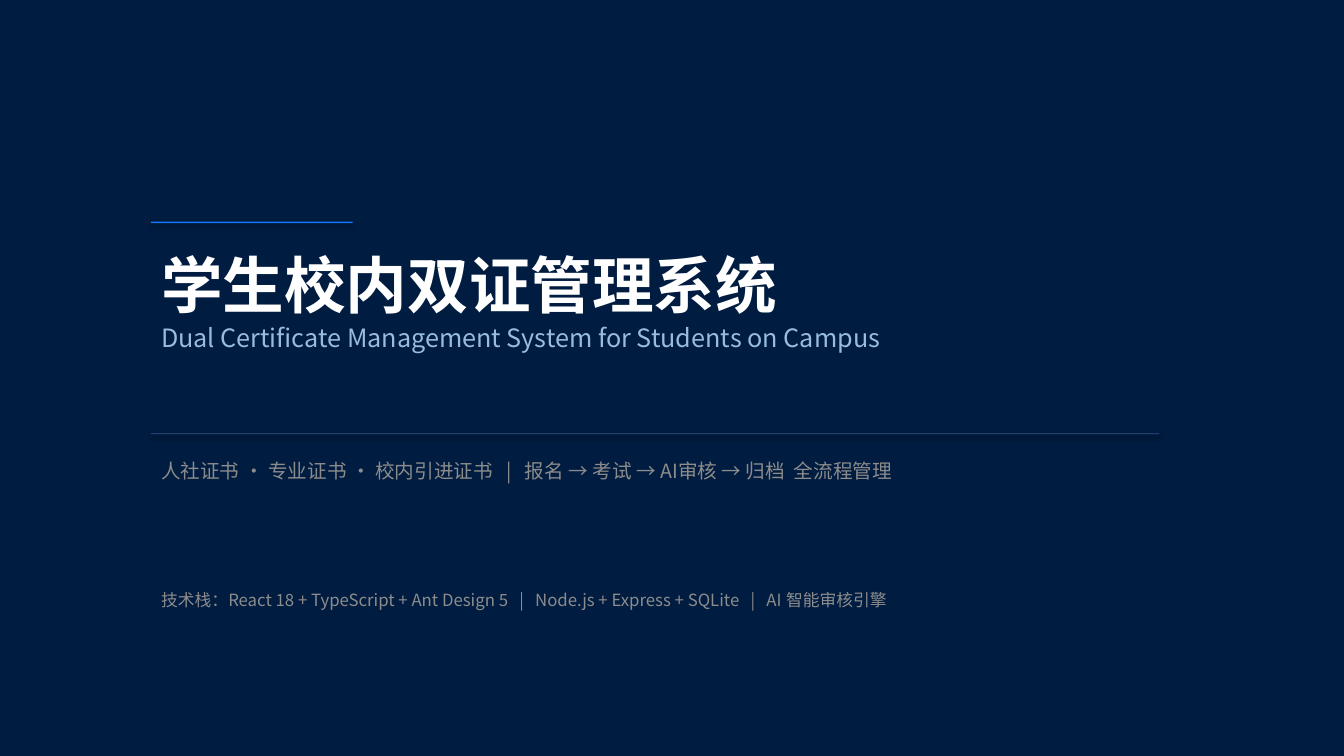
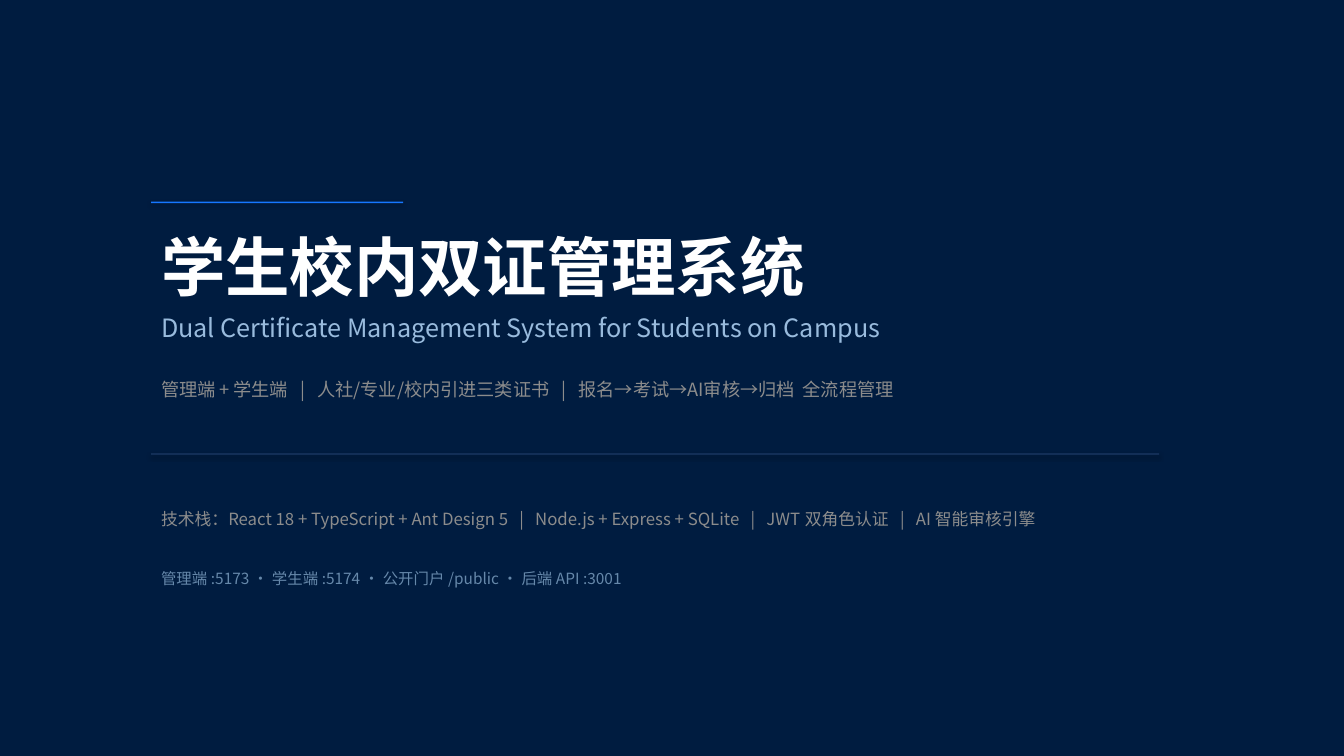
Before and after one commit to wangxiaolong0907/Dual-Certificate-Management-for-Students-on-Campus, a slide deck: slide 1 of 学生校内双证管理系统_路演PPT.pptx. Drawn at 1344x756 pixels with LibreOffice and Linux fonts; fonts in the diff are those of the drawing. Boxes give left, top, right and bottom in pixels: in the first picture for what was removed or moved away, otherwise in the second. Text is boxed around its words. In the diff, an @@ line names an element or a change of style, - is before the commit and + after.

Commit message:
docs: 更新路演PPT — 新增学生端模块、双平台架构、JWT认证体系

```diff
--- a/学生校内双证管理系统_路演PPT.pptx
+++ b/学生校内双证管理系统_路演PPT.pptx
@@ rectangle: place and size @@
-rectangle at (151,222,353,223)
+rectangle at (151,202,403,203)
@@ text "学生校内双证管理系统": place and size @@
-text "学生校内双证管理系统" at (161,255,777,314)
+text "学生校内双证管理系统" at (161,235,805,297)
@@ text "学生校内双证管理系统" at (161,235,805,297): size 44 to 46 pt @@
@@ text "Dual Certificate Management System for ...": place and size @@
-text "Dual Certificate Management System for ..." at (161,326,880,353)
+text "Dual Certificate Management System for ..." at (161,316,880,343)
@@ text at (161,380,894,399): text changed; size 14 to 13 pt @@
-人社证书 · 专业证书 · 校内引进证书 | 报名 → 考试 → AI审核 → 归档 全流程管理
+管理端 + 学生端 | 人社/专业/校内引进三类证书 | 报名→考试→AI审核→归档 全流程管理
@@ rectangle: place and size @@
-rectangle at (151,434,1159,435)
+rectangle at (151,454,1159,455)
@@ text at (161,511,1036,529): text changed @@
-技术栈：React 18 + TypeScript + Ant Design 5 | Node.js + Express + SQLite | AI 智能审核引擎
+技术栈：React 18 + TypeScript + Ant Design 5 | Node.js + Express + SQLite | JWT 双角色认证 | AI 智能审核引擎
@@ text added at (161,571,622,588), 11 pt, text #6688AA @@
+管理端 :5173 · 学生端 :5174 · 公开门户 /public · 后端 API :3001
```
Also in this commit, not shown: 10 other slides changed, 2 slides added, 2 slides removed, 1 other file.
